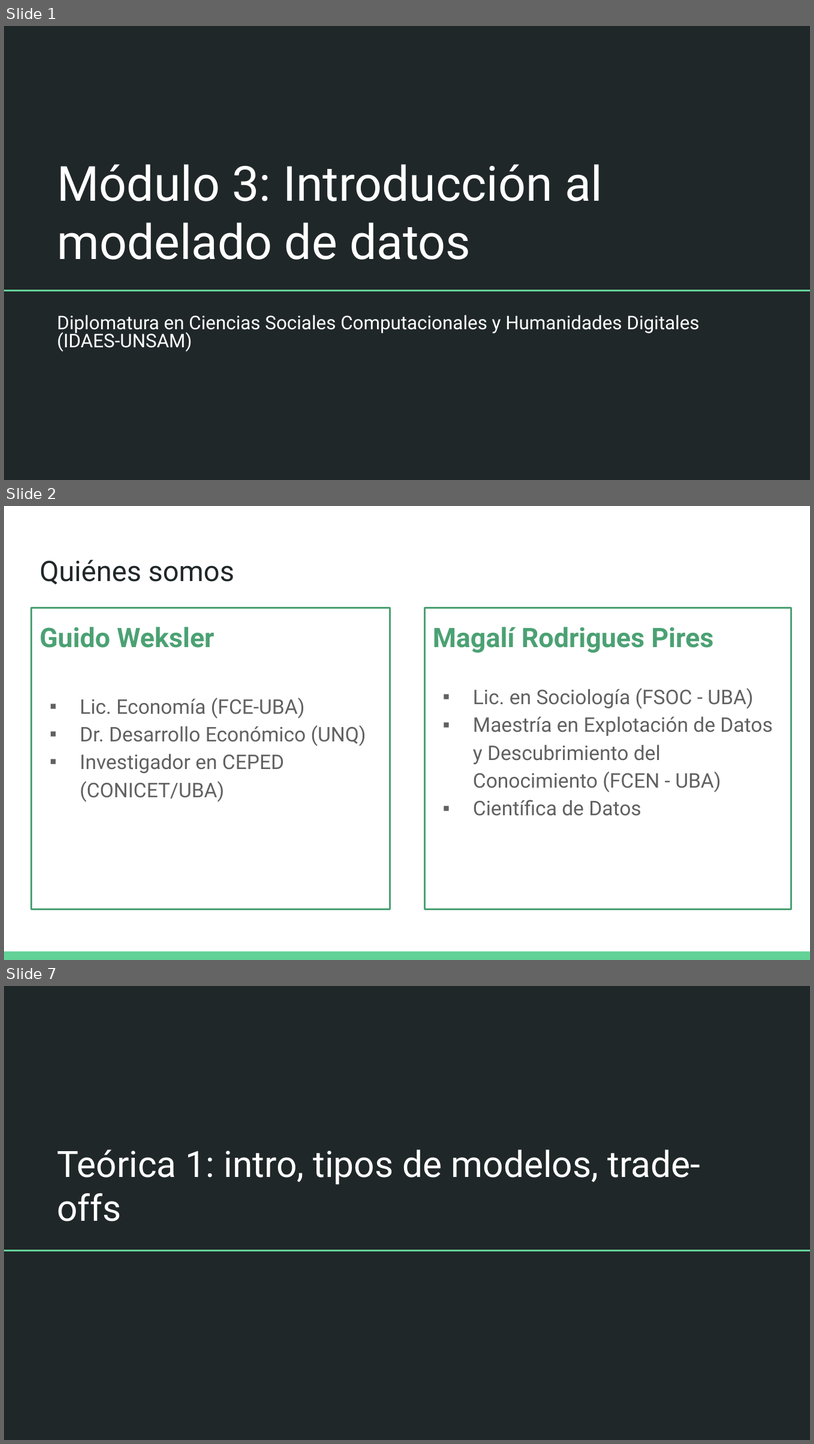
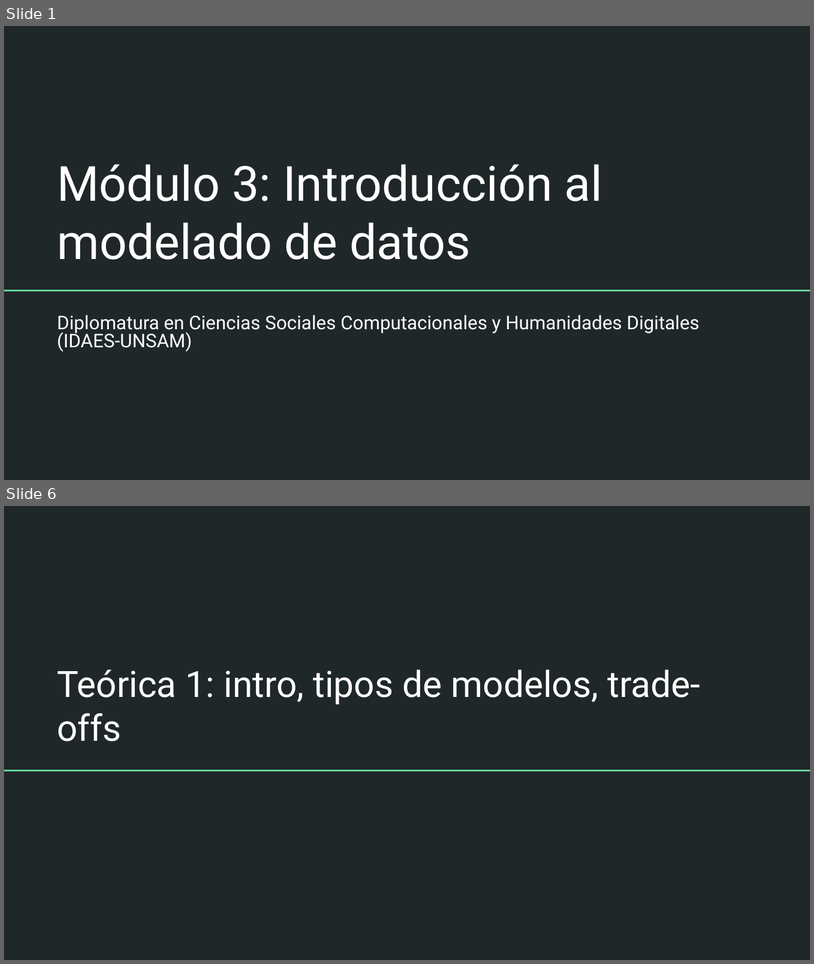
Before and after one commit to DCSCyHD/2023_modulo_3, a slide deck: clase1/teorica_1.pptx. Shown one above the other, each under a label of ours: slides 1, 2 and 7 before the commit, slides 1 and 6 after it; the slides between them are not shown. The pictures are 814x1444 and 814x964 pixels, drawn with LibreOffice and Linux fonts; fonts in the diff are those of the drawing. Boxes give left, top, right and bottom in pixels: in the first picture for what was removed or moved away, otherwise in the second. Text is boxed around its words. In the diff, an @@ line names an element or a change of style, - is before the commit and + after.

```diff
--- a/clase1/teorica_1.pptx
+++ b/clase1/teorica_1.pptx
@@ slide 2 removed at box(4, 506, 810, 960), background #FFFFFF @@
@@ title removed at box(39, 559, 234, 585) @@
-Quiénes somos
@@ text removed at box(32, 607, 390, 909) @@
-Guido Weksler
-▪ Lic. Economía (FCE-UBA)
-▪ Dr. Desarrollo Económico (UNQ)
-▪ Investigador en CEPED (CONICET/UBA)
@@ rectangle removed at box(425, 607, 792, 909) @@
-Magalí Rodrigues Pires
-▪ Lic. en Sociología (FSOC - UBA)
-▪ Maestría en Explotación de Datos y Descubrimiento del Conocimiento (FCEN - UBA)
-▪ Científica de Datos
@@ rectangle removed at box(4, 951, 810, 960) @@
@@ what was slide 7 is now slide 6 @@
```
Also in this commit, not shown: 6 slides changed, 5 slides added, 1 other slide removed, 1 other file.
